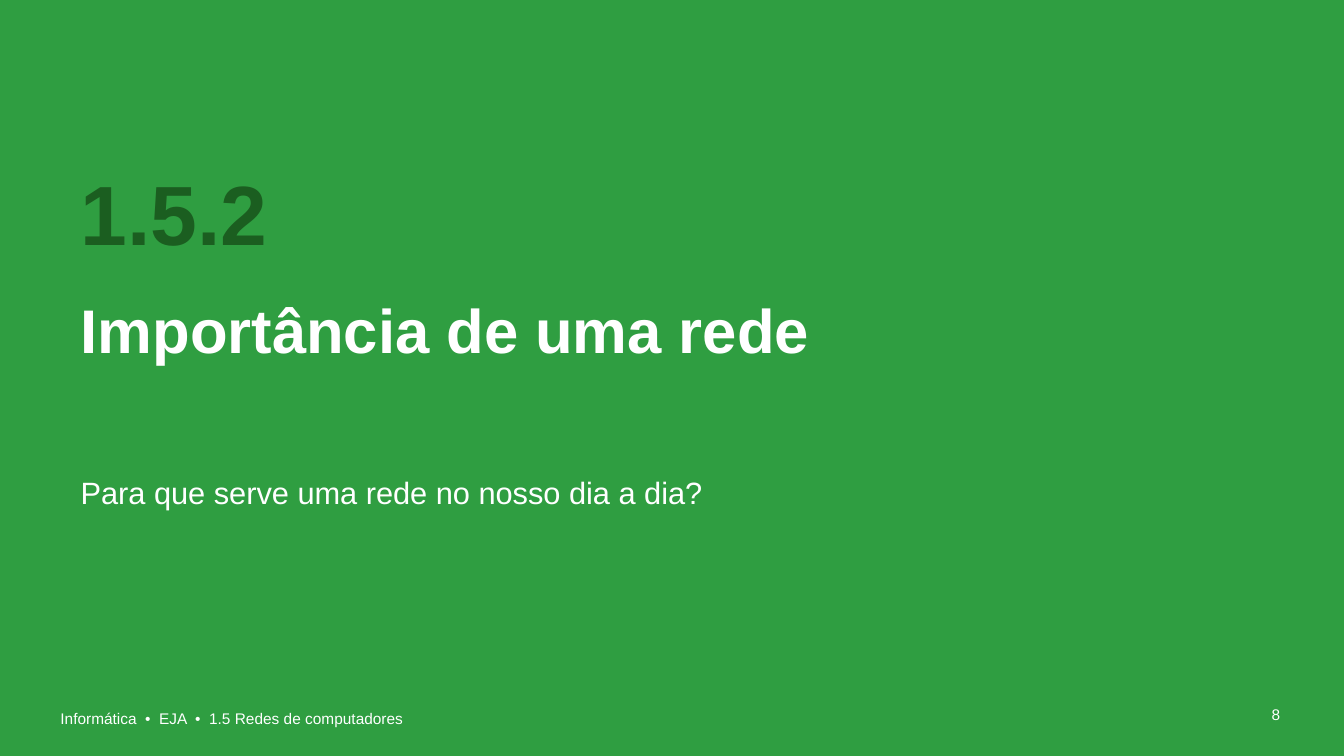
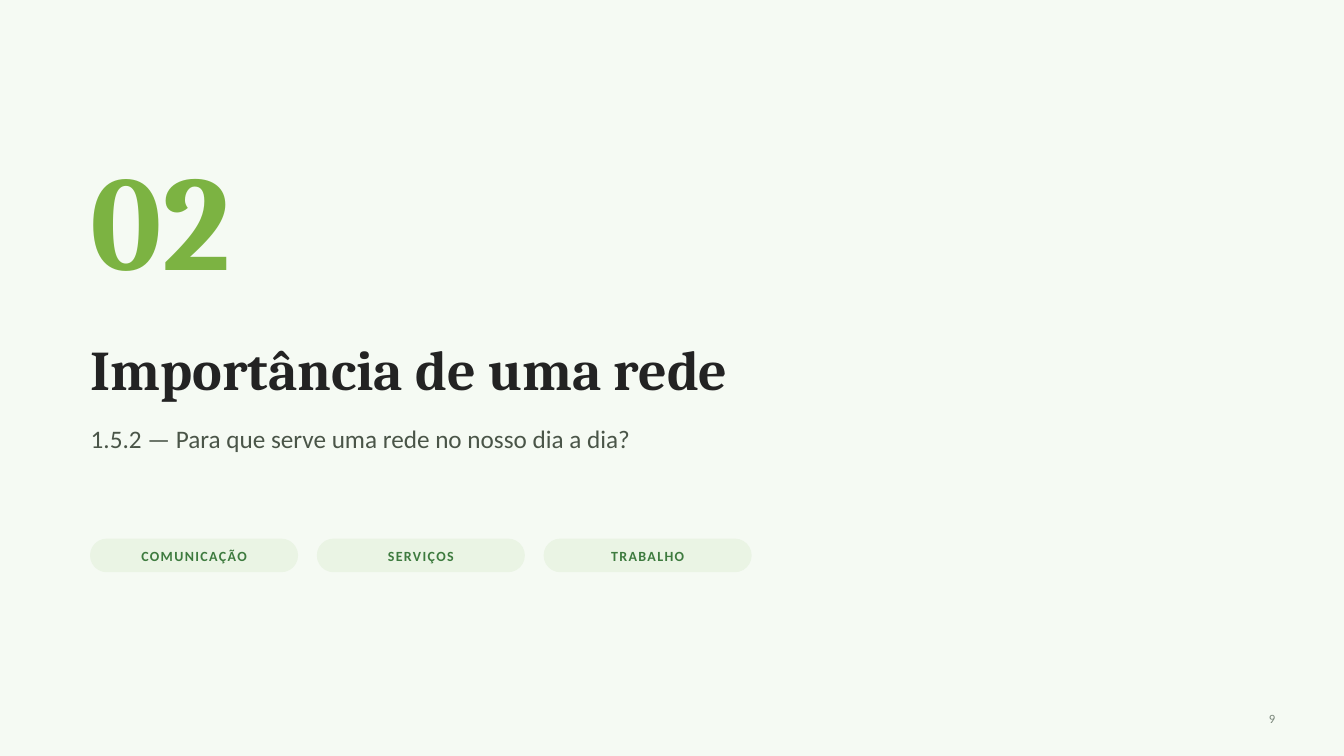
Before and after one commit to douglascsc/sobre, a slide deck: slide 9 of aulas/eja-redes/Redes_de_Computadores_EJA.pptx (slide 8 before the commit). Drawn at 1344x756 pixels with LibreOffice and Linux fonts; fonts in the diff are those of the drawing; background and template pictures are left out. Boxes give left, top, right and bottom in pixels: in the first picture for what was removed or moved away, otherwise in the second. Text is boxed around its words. In the diff, an @@ line names an element or a change of style, - is before the commit and + after.

```diff
--- a/aulas/eja-redes/Redes_de_Computadores_EJA.pptx
+++ b/aulas/eja-redes/Redes_de_Computadores_EJA.pptx
@@ background #2F9E41 to #F5FAF3 @@
@@ text added at (x1=91, y1=179, x2=231, y2=271), 96 pt, text #7CB342, bold @@
+02
@@ text removed at (x1=81, y1=186, x2=268, y2=246) @@
-1.5.2
@@ title "Importância de uma rede" moved from (x1=81, y1=307, x2=809, y2=365) to (x1=91, y1=350, x2=728, y2=402) @@
@@ title "Importância de uma rede" at (x1=91, y1=350, x2=728, y2=402): size 44 to 40 pt, font Arial to Cambria, text colour #FFFFFF to #232323; vertical alignment top to middle @@
@@ text at (x1=91, y1=430, x2=630, y2=452): text changed; size 22 to 18 pt; font Arial to Calibri; text colour #FFFFFF to #4A5548 @@
-Para que serve uma rede no nosso dia a dia?
+1.5.2 — Para que serve uma rede no nosso dia a dia?
@@ rounded rectangle added at (x1=91, y1=539, x2=297, y2=572), fill #EAF4E4, outline #EAF4E4 1 pt @@
@@ rounded rectangle added at (x1=318, y1=539, x2=524, y2=572), fill #EAF4E4, outline #EAF4E4 1 pt @@
@@ rounded rectangle added at (x1=544, y1=539, x2=751, y2=572), fill #EAF4E4, outline #EAF4E4 1 pt @@
@@ text added at (x1=141, y1=549, x2=246, y2=564), 10 pt, text #3E7B3F, bold @@
+COMUNICAÇÃO
@@ text added at (x1=388, y1=552, x2=454, y2=564), 10 pt, text #3E7B3F, bold @@
+SERVIÇOS
@@ text added at (x1=611, y1=552, x2=684, y2=561), 10 pt, text #3E7B3F, bold @@
+TRABALHO
@@ text removed at (x1=60, y1=712, x2=403, y2=727) @@
-Informática • EJA • 1.5 Redes de computadores
@@ page number added at (x1=1269, y1=715, x2=1275, y2=723), 9 pt, text #7A867A @@
+9
@@ page number removed at (x1=1272, y1=709, x2=1281, y2=720) @@
-8
```
Also in this commit, not shown: 26 other slides changed, 2 slides added, 1 slide removed, 1 other file.
